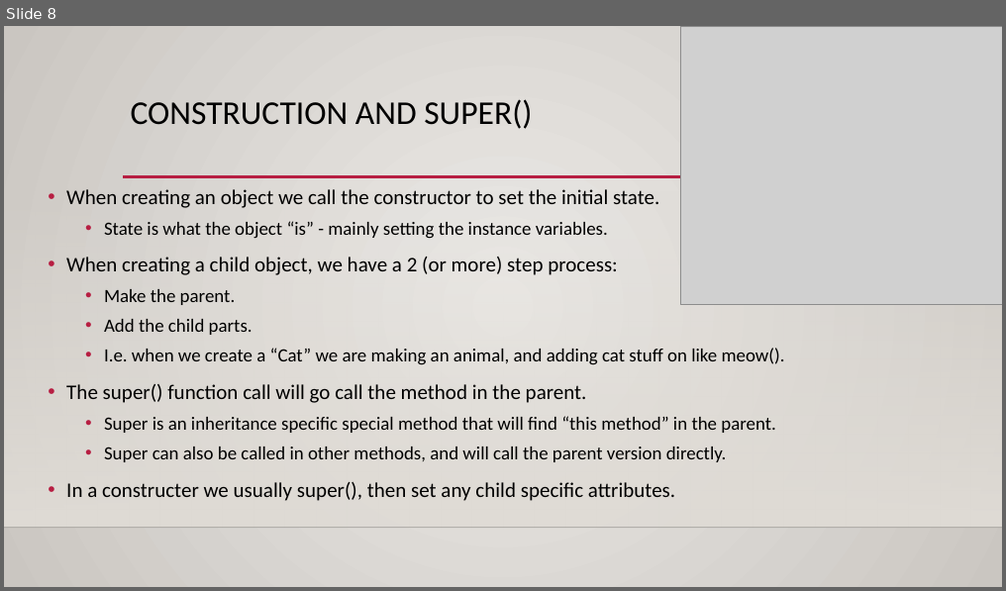
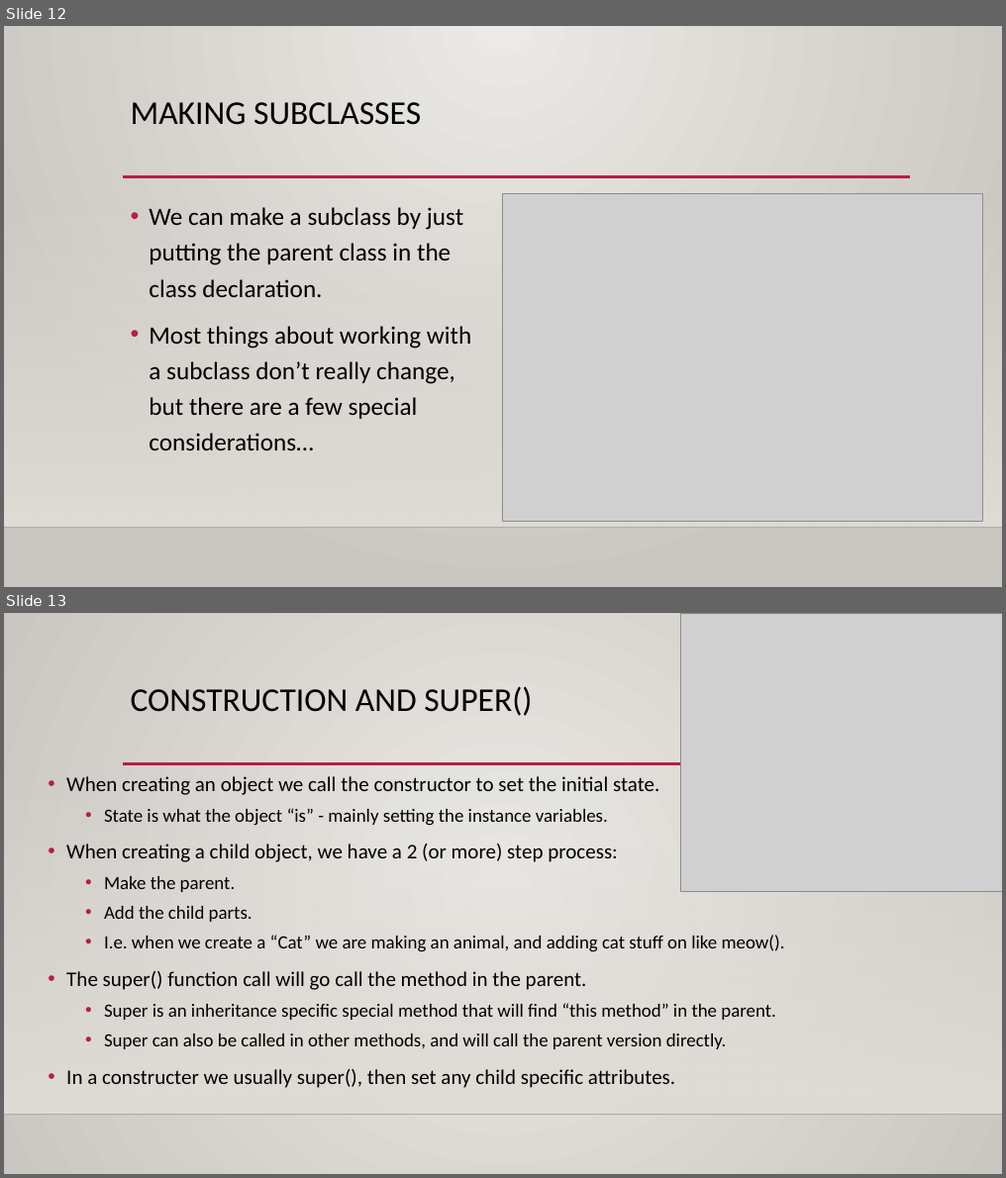
Before and after one commit to okohnkay/Programming_Basics_for_ML, a slide deck: course_material/slides/inheritance.pptx. Shown one above the other, each under a label of ours: slide 8 before the commit, slides 12 and 13 after it. The pictures are 1006x591 and 1006x1178 pixels, drawn with LibreOffice and Linux fonts; fonts in the diff are those of the drawing; grey boxes stand for pictures; background and template pictures are left out. Boxes give left, top, right and bottom in pixels: in the first picture for what was removed or moved away, otherwise in the second. Text is boxed around its words. In the diff, an @@ line names an element or a change of style, - is before the commit and + after.

```diff
--- a/course_material/slides/inheritance.pptx
+++ b/course_material/slides/inheritance.pptx
@@ slide 12 added at bbox=[4, 26, 1002, 587], background gradient #ECEAE7 to #CAC7C1; not listed: 3 template elements that a slide beside it also shows @@
@@ title added at bbox=[131, 102, 421, 125], 32 pt, text #000000 @@
+MAKING SUBCLASSES
@@ picture added at bbox=[503, 193, 982, 522] @@
@@ text added at bbox=[149, 207, 471, 451], 24 pt, text #000000 @@
+• We can make a subclass by just putting the parent class in the class declaration.
+• Most things about working with a subclass don’t really change, but there are a few special considerations…
@@ what was slide 8 is now slide 13 @@
```
Also in this commit, not shown: 3 slides changed, 5 other slides added, 1 slide removed.
